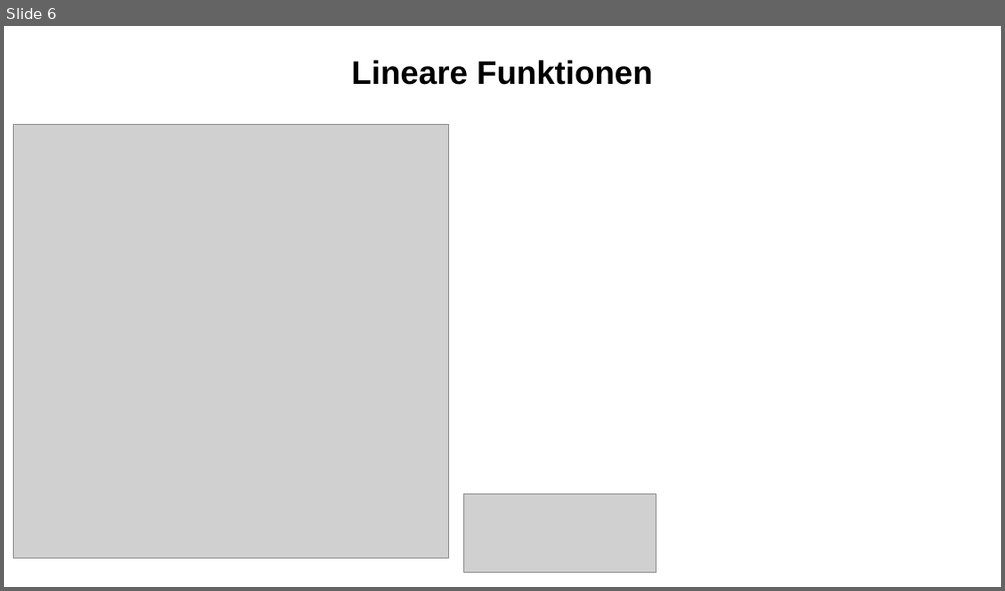
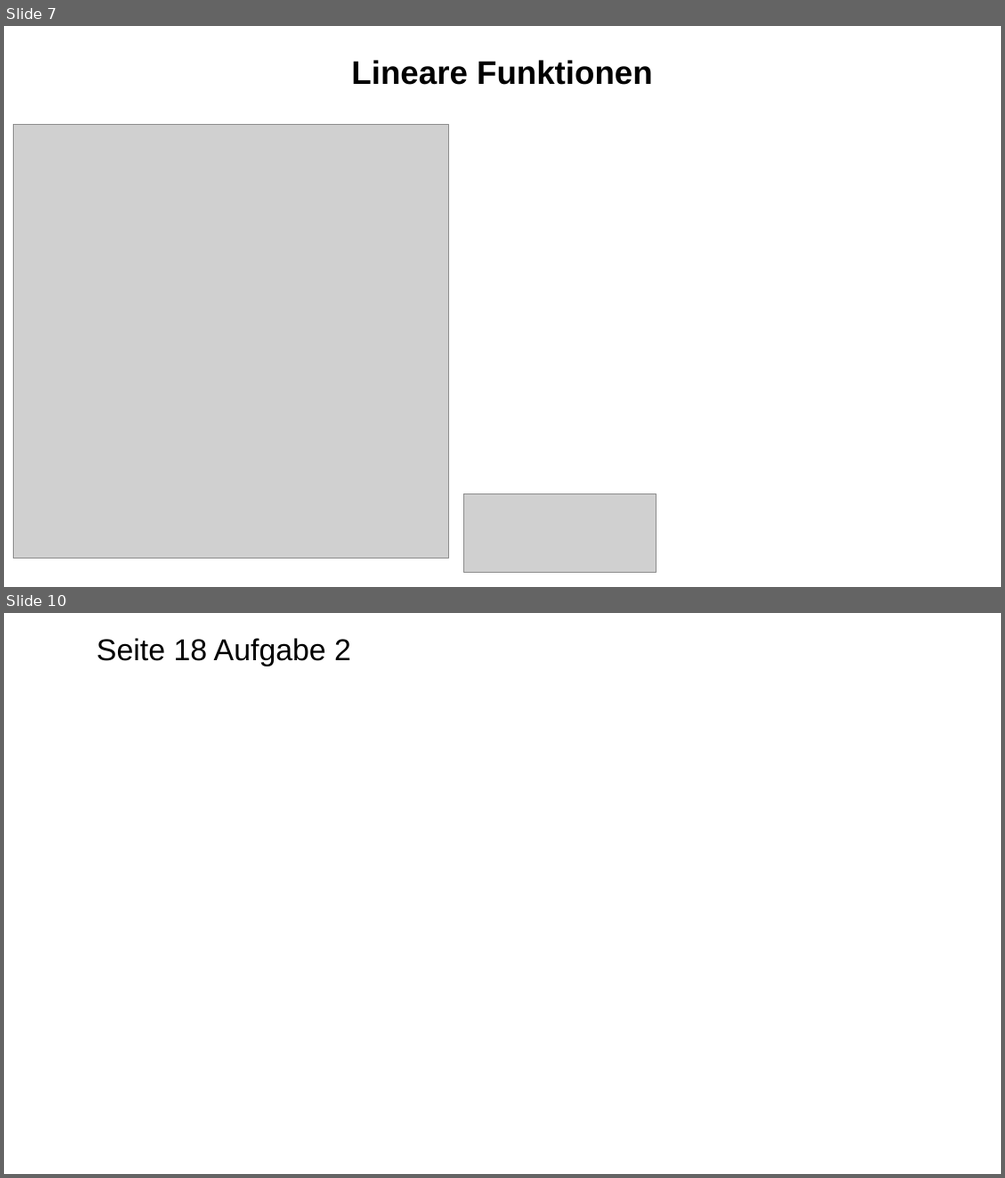
Before and after one commit to bearums/teaching, a slide deck: B5/Mathe/2024/D12/ZP/07-Lineare-Gleichungssysteme/LGS.odp. Shown one above the other, each under a label of ours: slide 6 before the commit, slides 7 and 10 after it; the slides between them are not shown. The pictures are 1005x591 and 1005x1178 pixels, drawn with LibreOffice and Linux fonts; fonts in the diff are those of the drawing; grey boxes stand for pictures. Boxes give left, top, right and bottom in pixels: in the first picture for what was removed or moved away, otherwise in the second. Text is boxed around its words. In the diff, an @@ line names an element or a change of style, - is before the commit and + after.

```diff
--- a/B5/Mathe/2024/D12/ZP/07-Lineare-Gleichungssysteme/LGS.odp
+++ b/B5/Mathe/2024/D12/ZP/07-Lineare-Gleichungssysteme/LGS.odp
@@ slide 10 added at [4, 613, 1001, 1174], background #FFFFFF @@
@@ text added at [97, 638, 351, 666], 24 pt, text #000000 @@
+Seite 18 Aufgabe 2
@@ what was slide 6 is now slide 7 @@
```
Also in this commit, not shown: 3 other slides added, 3 other files.
